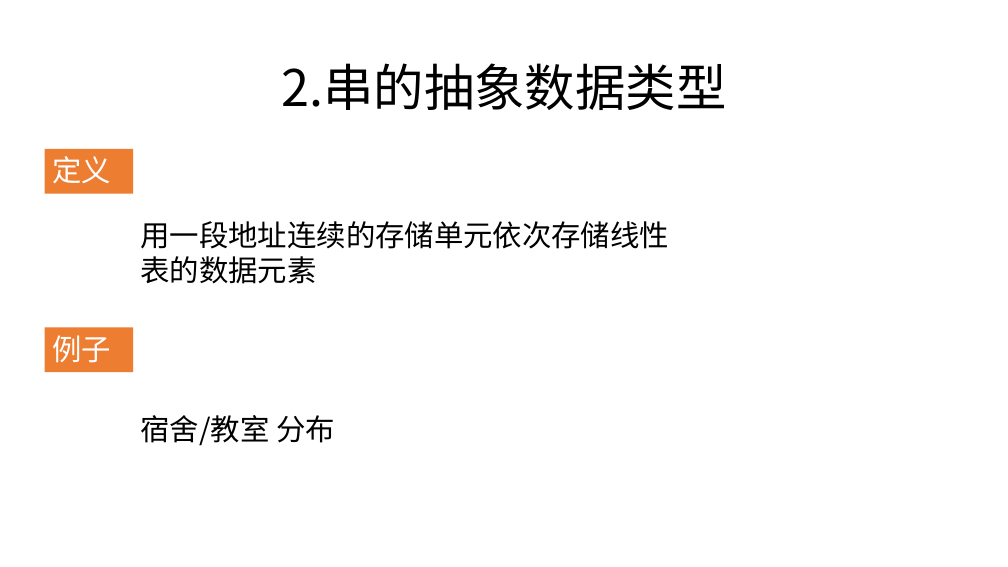
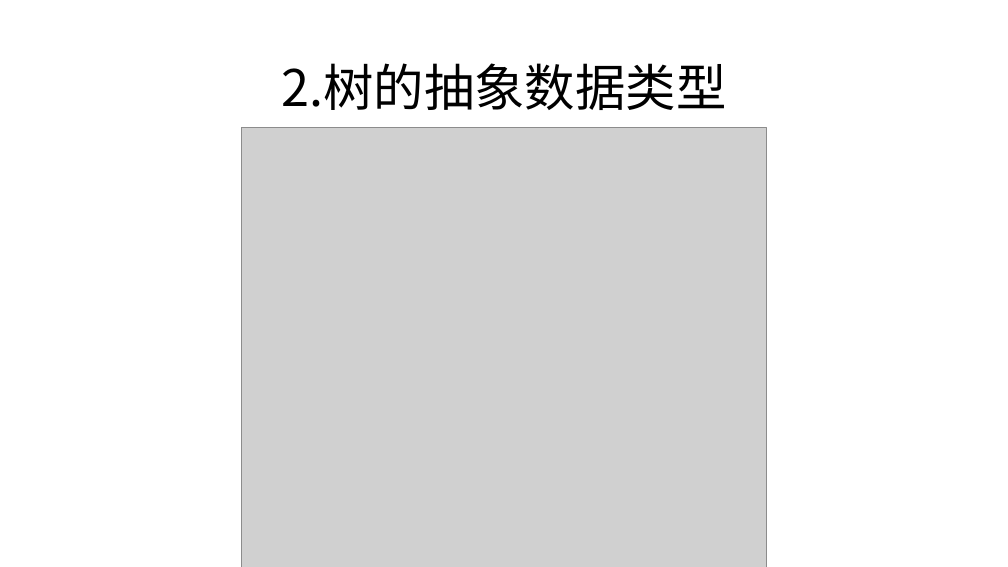
Before and after one commit to zjyesir/hmc_data_structure, a slide deck: slide 10 of ppt/6.树和二叉树.pptx (slide 4 before the commit). Drawn at 1008x567 pixels with LibreOffice and Linux fonts; fonts in the diff are those of the drawing; grey boxes stand for pictures; background and template pictures are left out. Boxes give left, top, right and bottom in pixels: in the first picture for what was removed or moved away, otherwise in the second. Text is boxed around its words. In the diff, an @@ line names an element or a change of style, - is before the commit and + after.

```diff
--- a/ppt/6.树和二叉树.pptx
+++ b/ppt/6.树和二叉树.pptx
@@ text at box(281, 63, 726, 110): text changed @@
-2.串的抽象数据类型
+2.树的抽象数据类型
@@ rectangle removed at box(45, 149, 133, 194) @@
-定义
@@ picture added at box(241, 127, 767, 567) @@
@@ text removed at box(141, 221, 669, 284) @@
-用一段地址连续的存储单元依次存储线性表的数据元素
@@ rectangle removed at box(45, 327, 133, 372) @@
-例子
@@ text removed at box(141, 415, 335, 446) @@
-宿舍/教室 分布
```
Also in this commit, not shown: 3 other slides changed, 6 slides added, 2 other files.
